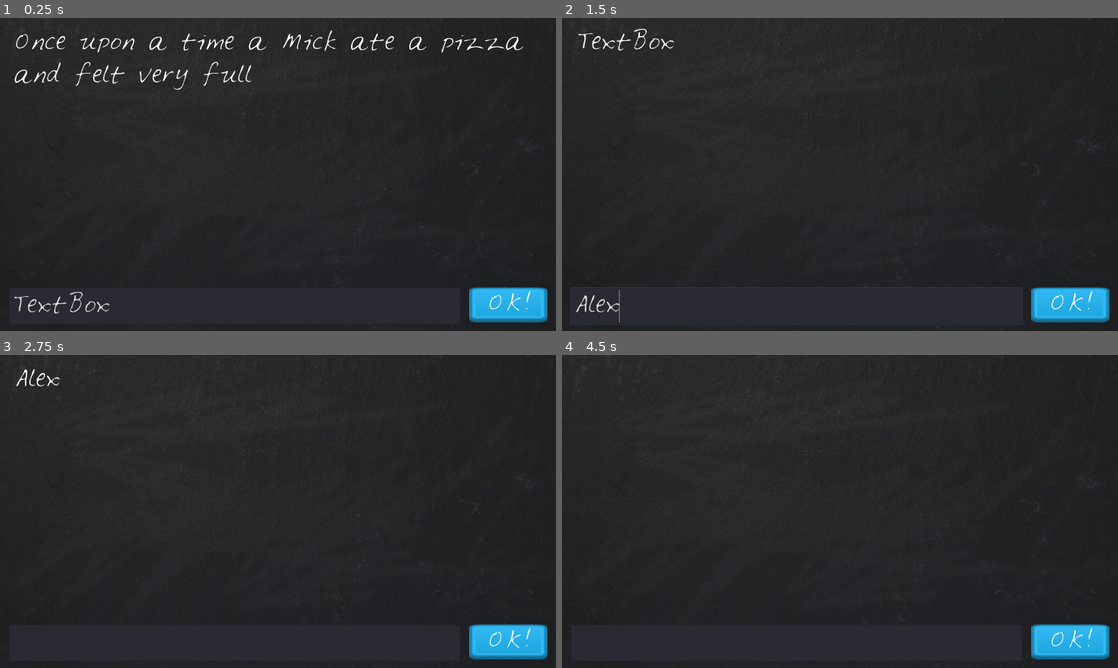
Above: before the commit, frames 1-4 (two rows, left to right).
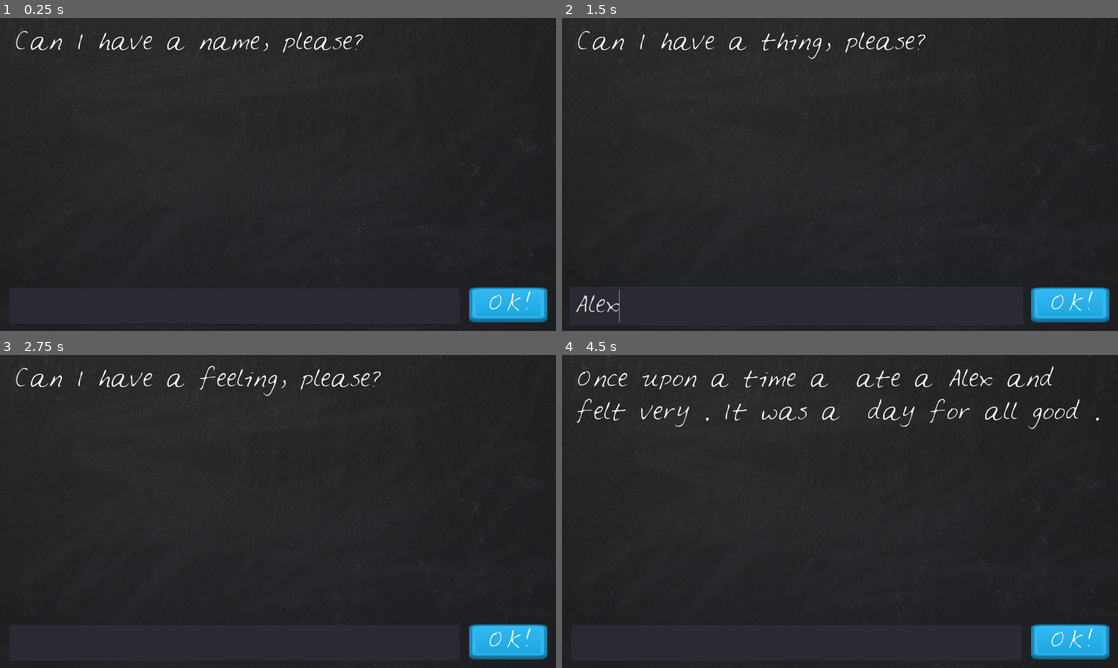
Above: after the commit, the same moments.

Repository: mc-carthy/gdLoonyLips
Game: Godot game, scene res://LoonyLips.tscn
Same seed, same stepped clock (60 frames per second), same inputs: the game is played once before the commit and once after it.
Inputs (mouse positions are in pixels of both pictures, inside the frame that each line leads up to):
- Up to frame 1 (0.25 s): no input
- Up to frame 2 (1.5 s): click "OK!" at 0.5 s; click (795, 305) at 1.27 s; type "Alex" at 1.35 s
- Up to frame 3 (2.75 s): click "OK!" at 2 s
- Up to frame 4 (4.5 s): click "OK!" at 2.75 s; tap Enter at 3.5 s; tap Space at 4.25 s

The runs differ from the first frame. In frame 1, 2.0% of the frame differs, in the area x 2-95%, y 3-95%; in frame 2, 0.8%; in frame 3, 0.8%; in frame 4, 1.7%.

Commit message:
Fill story with player prompts and show to player on completion

Diff:
--- a/LoonyLips.gd
+++ b/LoonyLips.gd
@@ -1,18 +1,25 @@
 extends Node2D
 
+var playerWords = []
+var prompt = ['a name', 'a thing', 'a feeling', 'another feeling', 'some things']
+var story = 'Once upon a time a %s ate a %s and felt very %s. It was a %s day for all good %s.'
+
 func _ready():
-	var prompt = ['Mick', 'pizza', 'full']
-	var story = 'Once upon a time a %s ate a %s and felt very %s'
-	# $Blackboard/StoryText.text = story % prompt
-	# get_node("Blackboard/StoryText").text = story % prompt
-	$Blackboard/StoryText.text = story % prompt
-
+	$Blackboard/TextBox.text = ""
+	prompt_player()
 
 func _on_TextBox_text_entered(new_text):
-	$Blackboard/StoryText.text = new_text
+	playerWords.append(new_text)
 	$Blackboard/TextBox.text = ""
+	prompt_player()
 
 
 func _on_SubmitTextButton_pressed():
 	var new_text = $Blackboard/TextBox.get_text()
 	_on_TextBox_text_entered(new_text)
+
+func prompt_player():
+	if playerWords.size() == prompt.size():
+		$Blackboard/StoryText.text = story % playerWords
+	else:
+		$Blackboard/StoryText.text = ("Can I have " + prompt[playerWords.size()] + ", please?")
